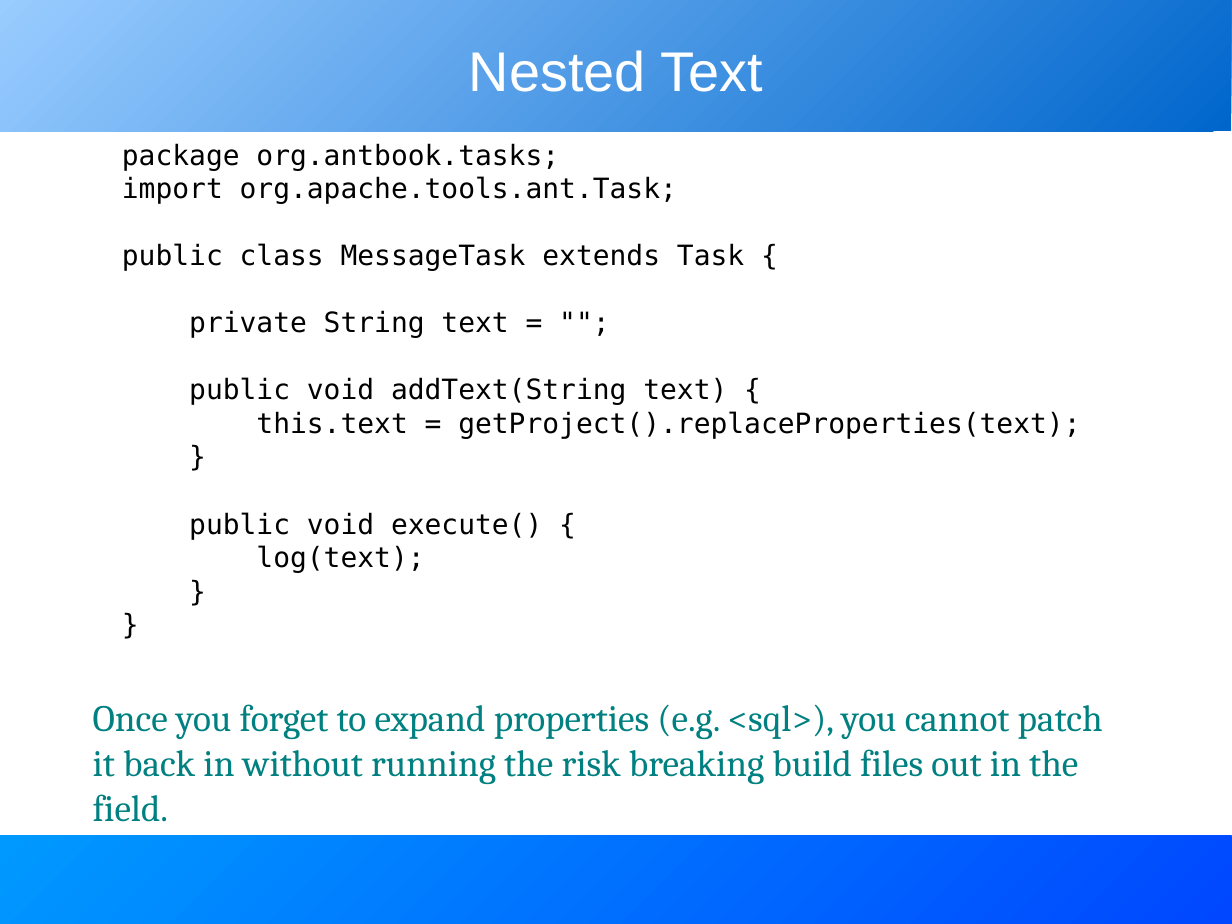
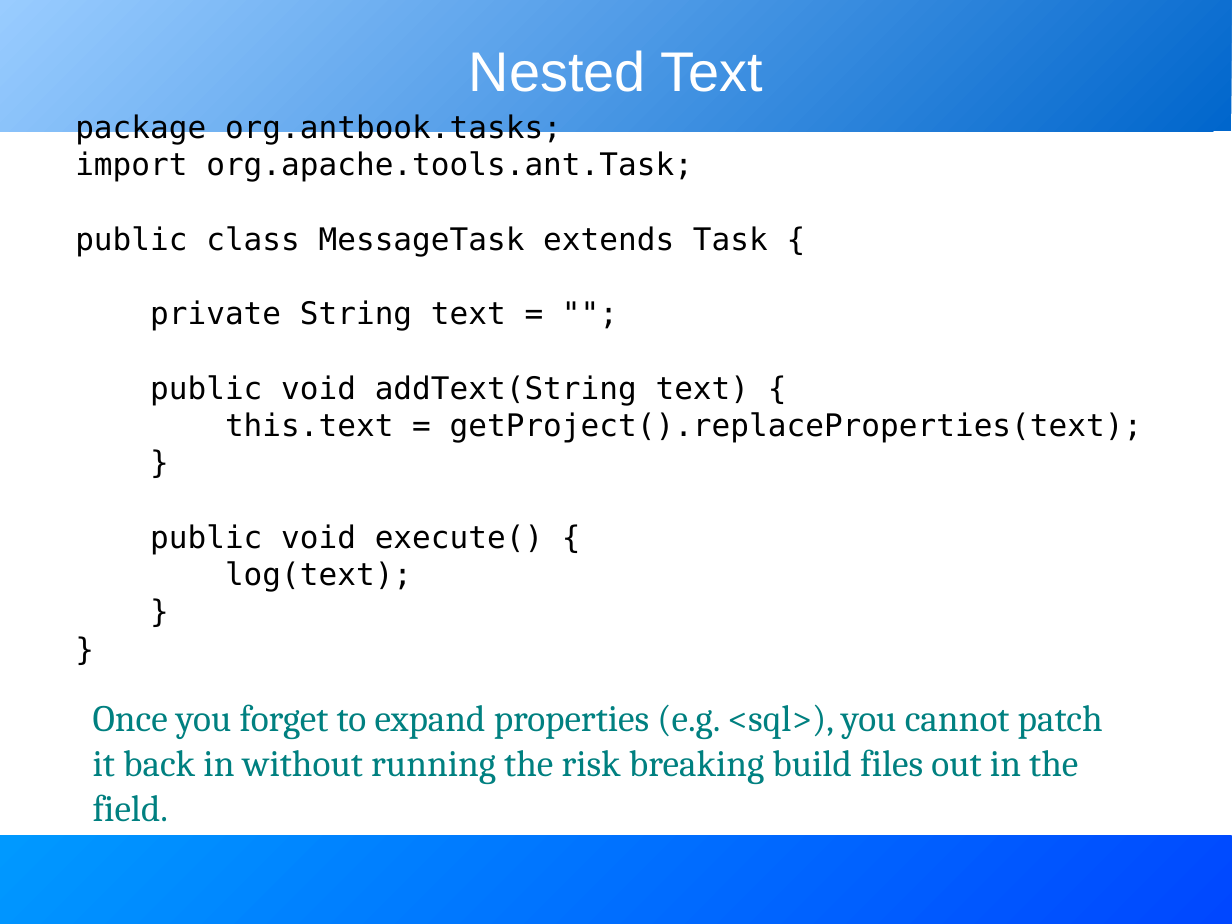
Before and after one commit to BeatrizTercero/repoSvnAnt, a slide deck: slide 19 of core/trunk/docs/slides/extending_ant.odp (slide 20 before the commit). Drawn at 1232x924 pixels with LibreOffice and Linux fonts; fonts in the diff are those of the drawing. Boxes give left, top, right and bottom in pixels: in the first picture for what was removed or moved away, otherwise in the second. Text is boxed around its words. In the diff, an @@ line names an element or a change of style, - is before the commit and + after.

```diff
--- a/core/trunk/docs/slides/extending_ant.odp
+++ b/core/trunk/docs/slides/extending_ant.odp
@@ text "package org.antbook.tasks;": place and size @@
-text "package org.antbook.tasks;" at [122, 143, 1080, 573]
+text "package org.antbook.tasks;" at [75, 114, 1143, 592]
@@ text "package org.antbook.tasks;" at [75, 114, 1143, 592]: size 18 to 20 pt @@
```
Also in this commit, not shown: 15 other slides changed.
